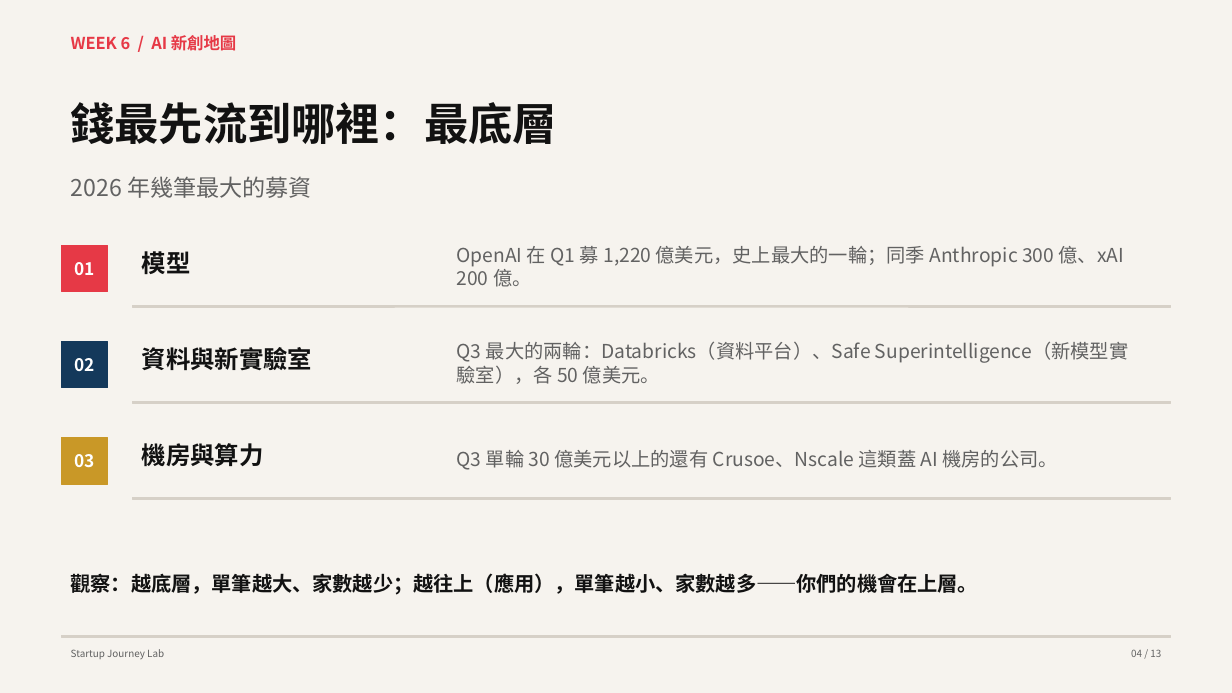
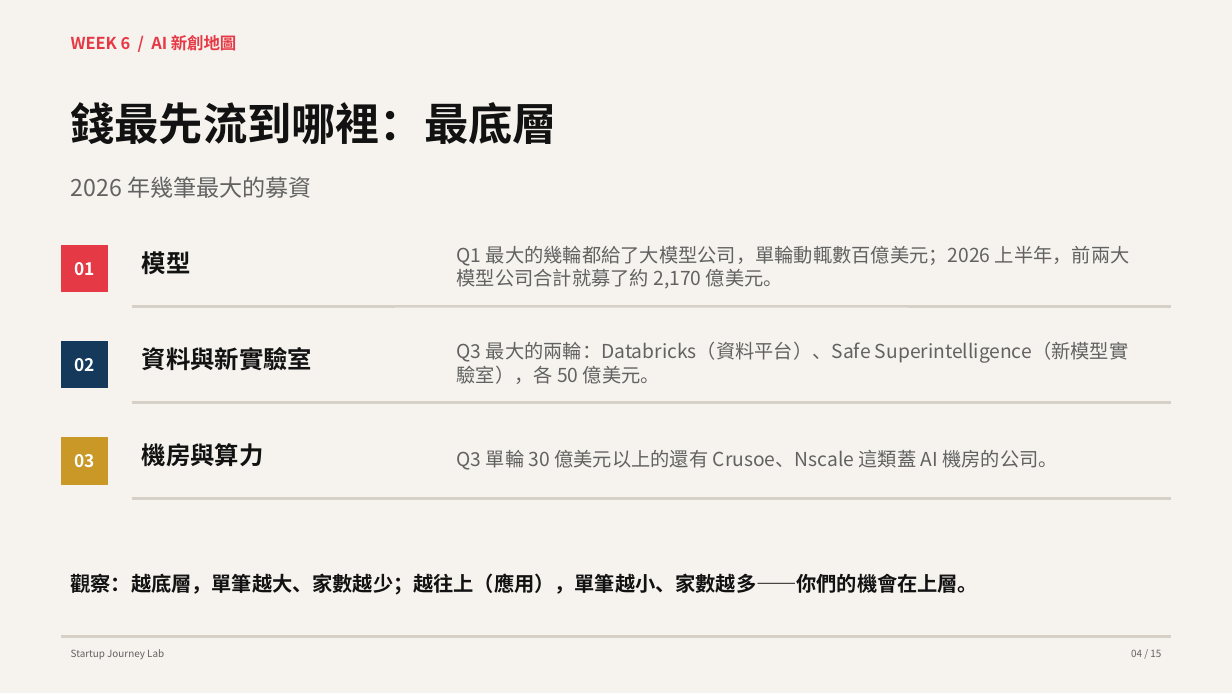
Before and after one commit to hpyuan1220/startup-journey-lab-app, a slide deck: slide 4 of materials/Week6_教學簡報.pptx. Drawn at 1232x693 pixels with LibreOffice and Linux fonts; fonts in the diff are those of the drawing. Boxes give left, top, right and bottom in pixels: in the first picture for what was removed or moved away, otherwise in the second. Text is boxed around its words. In the diff, an @@ line names an element or a change of style, - is before the commit and + after.

```diff
--- a/materials/Week6_教學簡報.pptx
+++ b/materials/Week6_教學簡報.pptx
@@ text at [457,246,1130,289]: text changed @@
-OpenAI 在 Q1 募 1,220 億美元，史上最大的一輪；同季 Anthropic 300 億、xAI 200 億。
+Q1 最大的幾輪都給了大模型公司，單輪動輒數百億美元；2026 上半年，前兩大模型公司合計就募了約 2,170 億美元。
```
Also in this commit, not shown: 12 other slides changed, 2 slides added, 4 other files.
